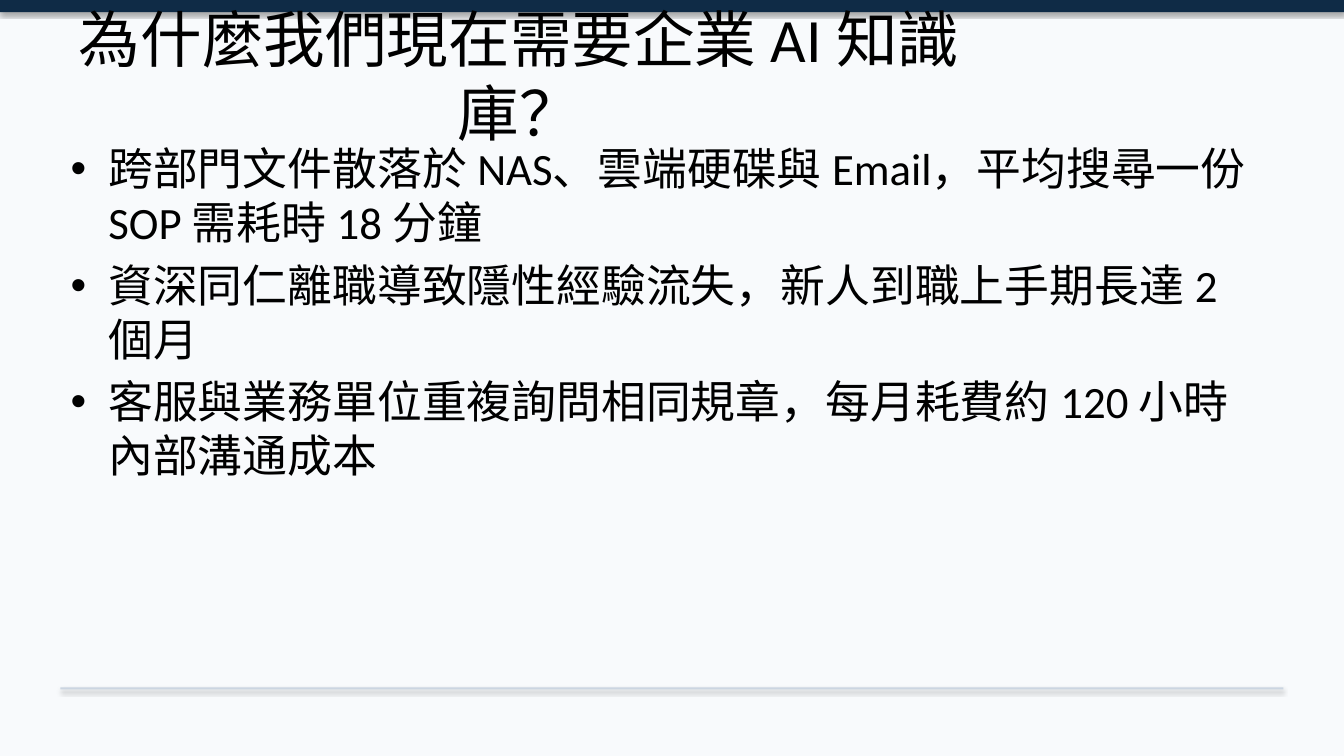
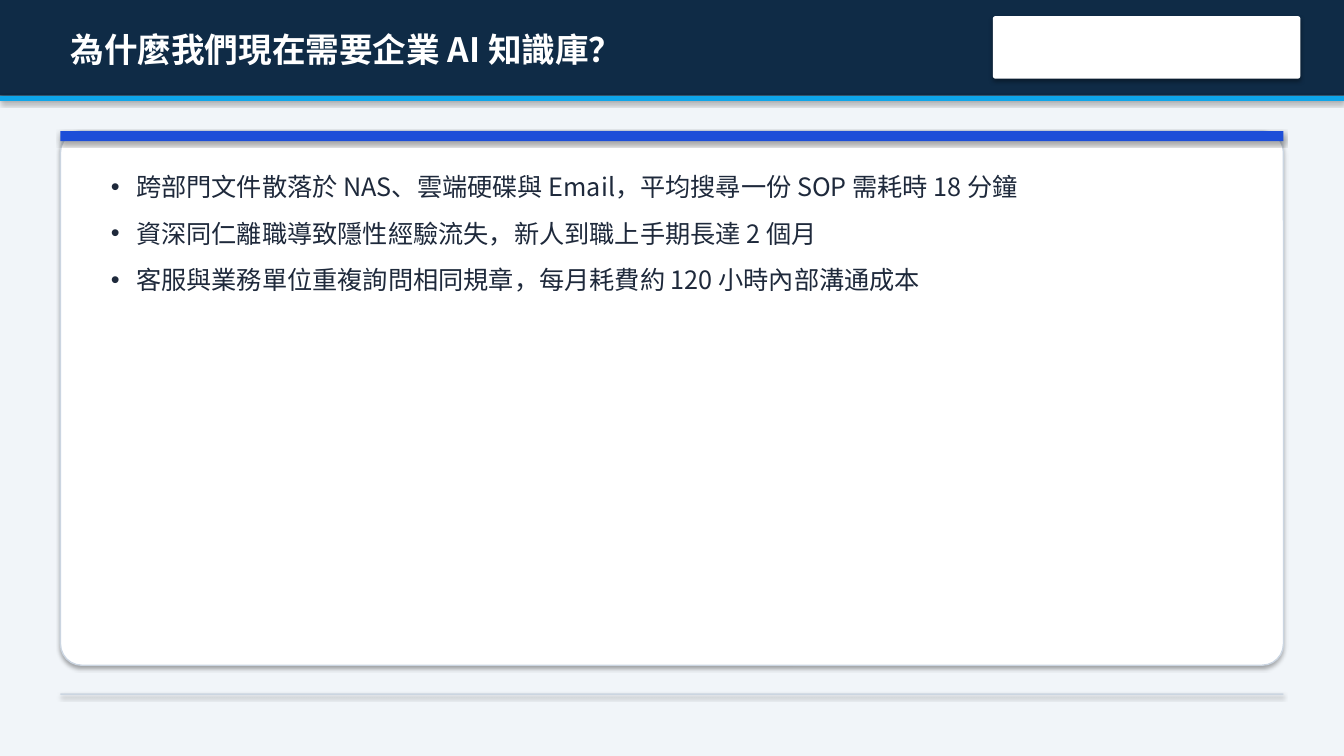
Before and after one commit to roberthsu2003/workflow-productivity, a slide deck: slide 3 of 常見的AI應用/office辦公室應用進階的對齊/pptx/母片大綱動態生成/簡報_母片動態生成示範.pptx. Drawn at 1344x756 pixels with LibreOffice and Linux fonts; fonts in the diff are those of the drawing; background and template pictures are left out. Boxes give left, top, right and bottom in pixels: in the first picture for what was removed or moved away, otherwise in the second. Text is boxed around its words. In the diff, an @@ line names an element or a change of style, - is before the commit and + after.

```diff
--- a/常見的AI應用/office辦公室應用進階的對齊/pptx/母片大綱動態生成/簡報_母片動態生成示範.pptx
+++ b/常見的AI應用/office辦公室應用進階的對齊/pptx/母片大綱動態生成/簡報_母片動態生成示範.pptx
@@ background #F8FAFC to #F1F5F9 @@
@@ rectangle: place and size @@
-rectangle at [0, 0, 1344, 12]
+rectangle at [0, 0, 1344, 96]
@@ title "為什麼我們現在需要企業 AI 知識庫？": place and size @@
-title "為什麼我們現在需要企業 AI 知識庫？" at [79, 0, 959, 141]
+title "為什麼我們現在需要企業 AI 知識庫？" at [71, 33, 622, 65]
@@ title "為什麼我們現在需要企業 AI 知識庫？" at [71, 33, 622, 65]: size 44 to 24 pt, font Calibri to Noto Sans CJK TC, text colour #000000 to #FFFFFF, bold on; alignment centre to left; more space between paragraphs @@
@@ rounded rectangle added at [993, 16, 1301, 79], fill #FFFFFF @@
@@ rectangle added at [0, 96, 1344, 101], fill #0EA5E9 @@
@@ rounded rectangle added at [60, 131, 1284, 665], fill #FFFFFF, outline #CBD5E1 1 pt @@
@@ rectangle added at [60, 131, 1284, 141], fill #1D4ED8 @@
@@ text "跨部門文件散落於 NAS、雲端硬碟與 Email，平均搜尋一份 SOP 需耗時 ...": place and size @@
-text "跨部門文件散落於 NAS、雲端硬碟與 Email，平均搜尋一份 SOP 需耗時 ..." at [108, 140, 1245, 476]
+text "跨部門文件散落於 NAS、雲端硬碟與 Email，平均搜尋一份 SOP 需耗時 ..." at [136, 174, 1017, 292]
@@ text "跨部門文件散落於 NAS、雲端硬碟與 Email，平均搜尋一份 SOP 需耗時 ..." at [136, 174, 1017, 292]: size 32 to 18 pt, font Calibri to Noto Sans CJK TC, text colour #000000 to #1E293B; indent changed; more space between paragraphs @@
@@ rectangle: place and size @@
-rectangle at [60, 688, 1284, 690]
+rectangle at [60, 694, 1284, 695]
```
Also in this commit, not shown: 7 other slides changed, 1 other file.
